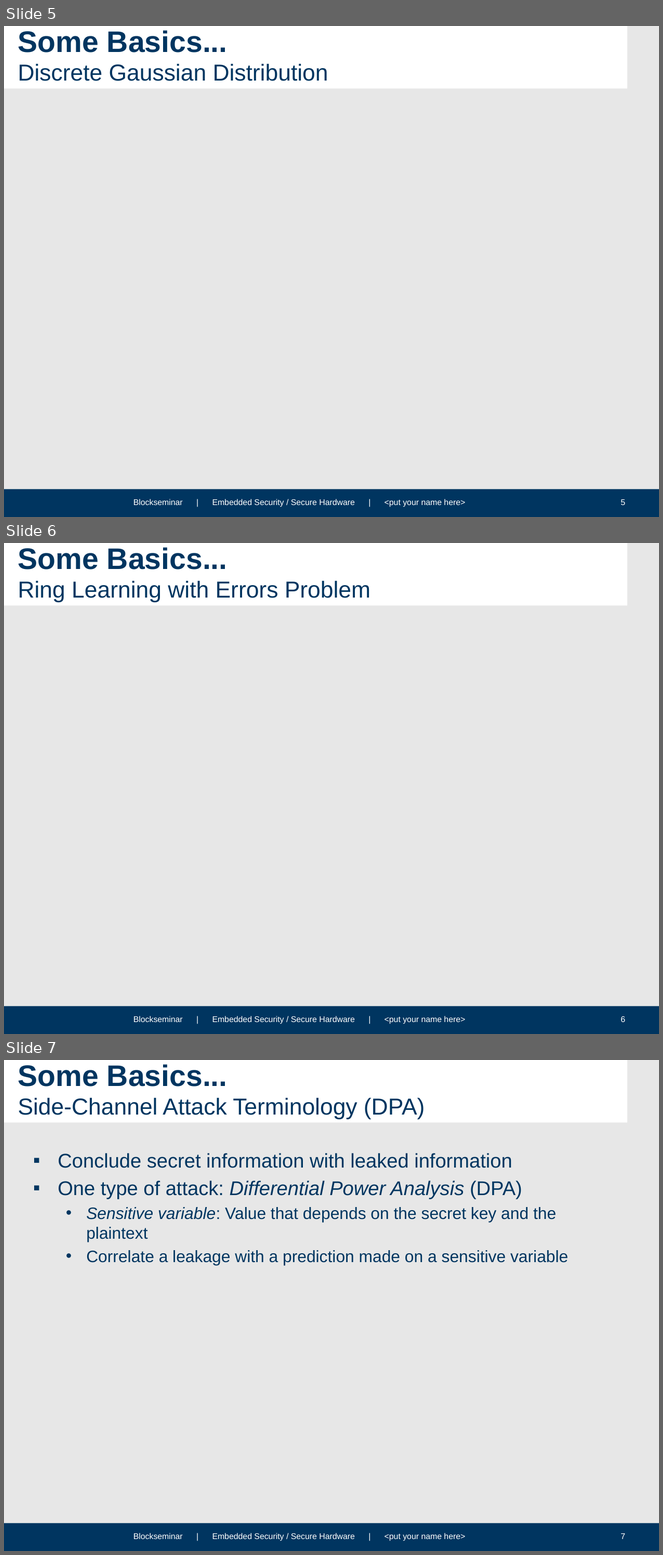
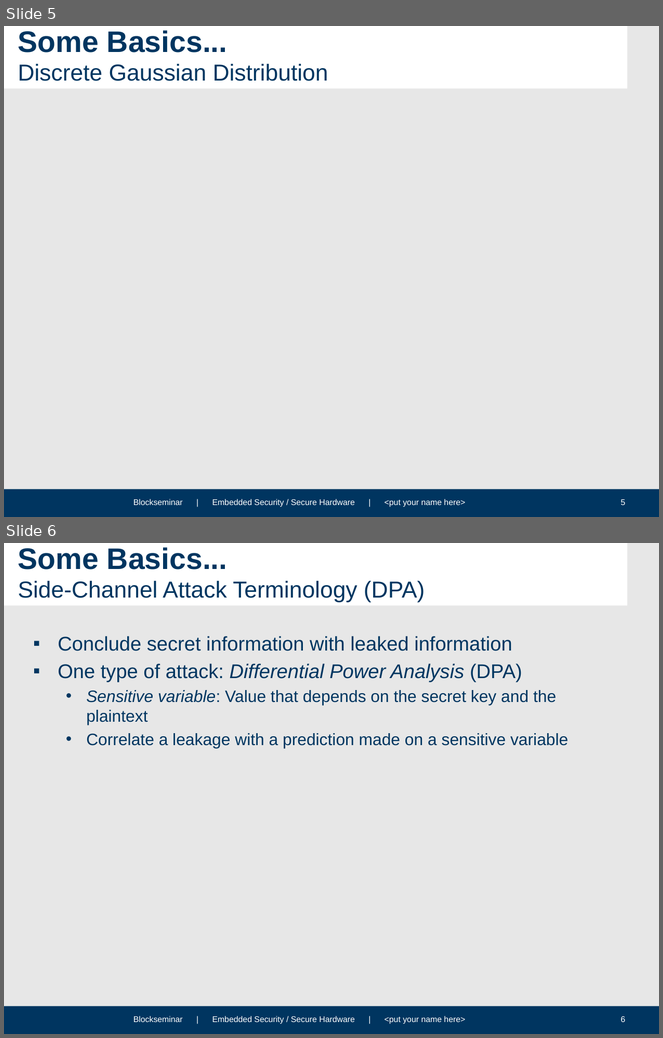
Before and after one commit to HFelixA/emsecseminar, a slide deck: presentation/EMSEC_Blockseminar_Template_Corporate_WS1314.pptx. Shown one above the other, each under a label of ours: slides 5, 6 and 7 before the commit, slides 5 and 6 after it. The pictures are 663x1555 and 663x1038 pixels, drawn with LibreOffice and Linux fonts; fonts in the diff are those of the drawing; grey boxes stand for pictures; background and template pictures are left out. Boxes give left, top, right and bottom in pixels: in the first picture for what was removed or moved away, otherwise in the second. Text is boxed around its words. In the diff, an @@ line names an element or a change of style, - is before the commit and + after.

```diff
--- a/presentation/EMSEC_Blockseminar_Template_Corporate_WS1314.pptx
+++ b/presentation/EMSEC_Blockseminar_Template_Corporate_WS1314.pptx
@@ slide 6 removed at [4, 543, 659, 1034], background #E7E7E7; not listed: 4 template elements that a slide beside it also shows @@
@@ title removed at [18, 547, 371, 603] @@
-Some Basics...
-Ring Learning with Errors Problem
@@ what was slide 7 is now slide 6 @@
@@ page number at [621, 1017, 625, 1022]: text changed @@
-7
+6
```
Also in this commit, not shown: 2 slides changed, 2 slides added.
